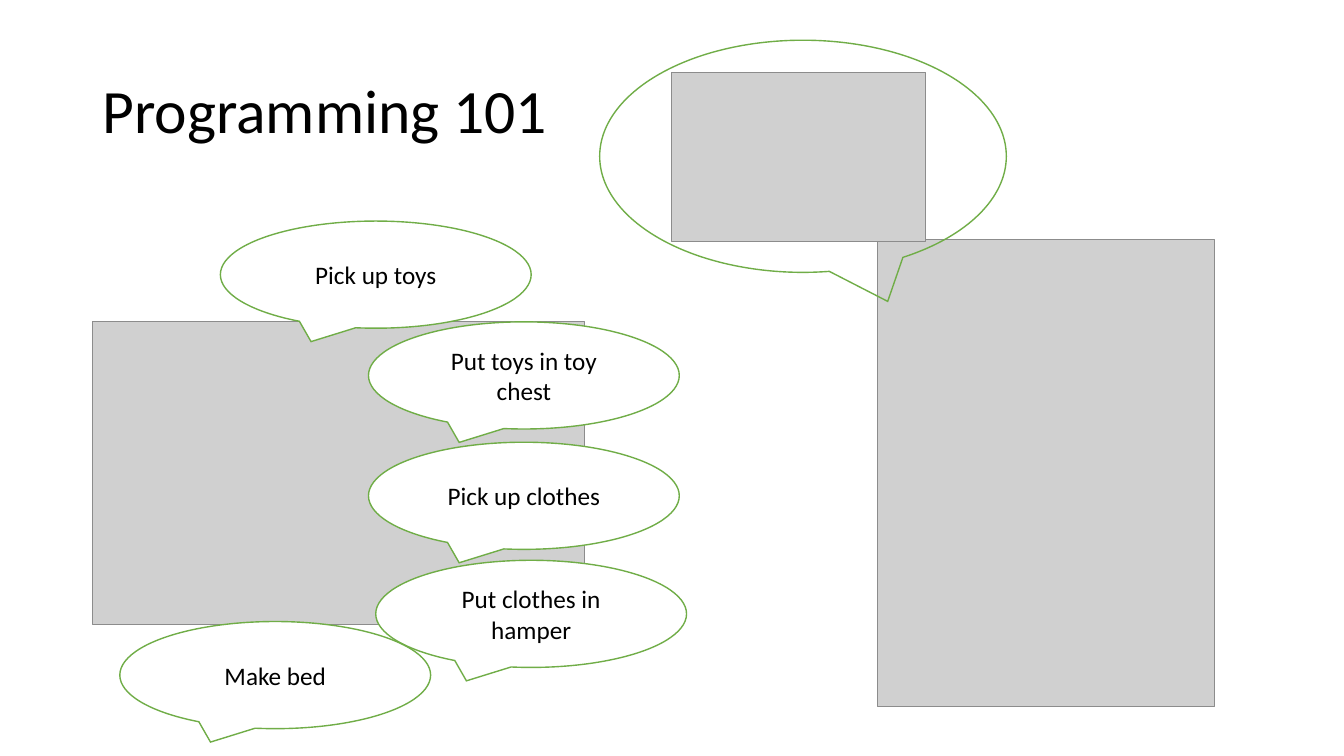
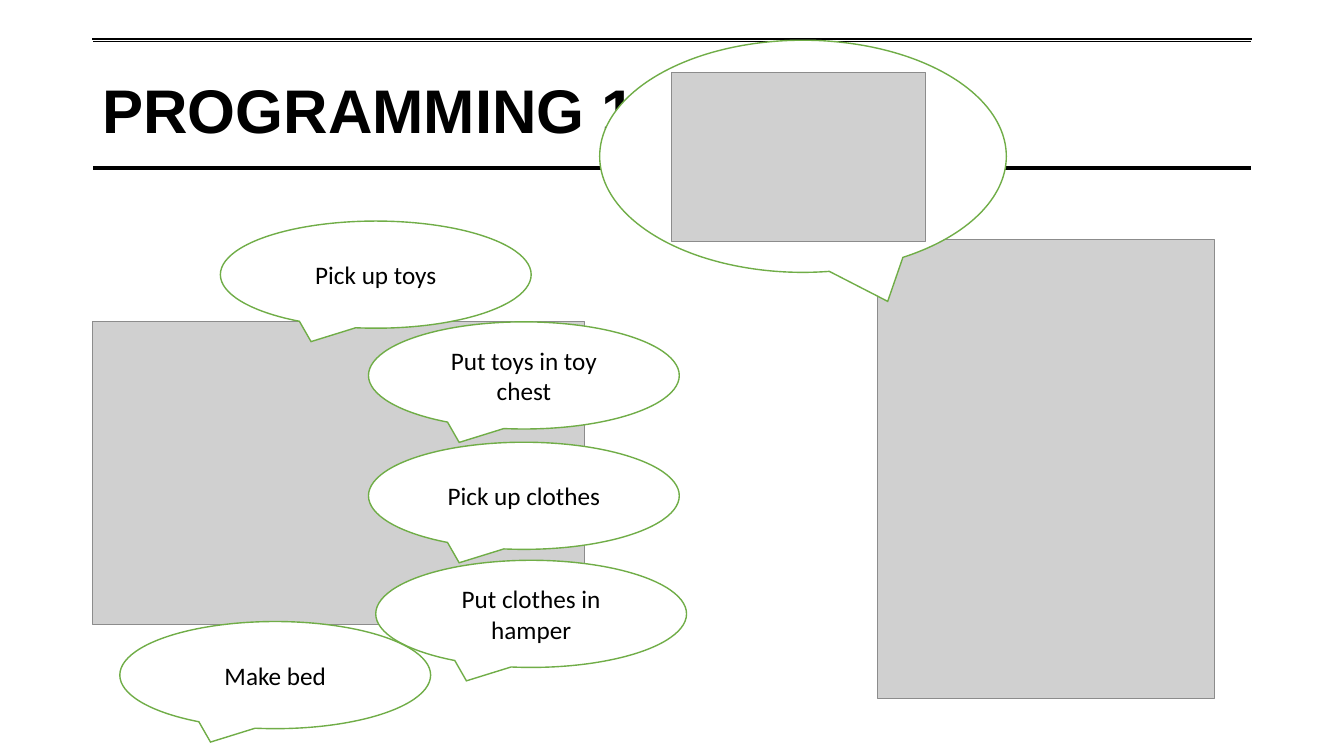
Before and after one commit to lipsitzm/PFNP, a slide deck: slide 11 of PFNP Single Day.pptx (slide 10 before the commit). Drawn at 1344x756 pixels with LibreOffice and Linux fonts; fonts in the diff are those of the drawing; grey boxes stand for pictures; background and template pictures are left out. Boxes give left, top, right and bottom in pixels: in the first picture for what was removed or moved away, otherwise in the second. Text is boxed around its words. In the diff, an @@ line names an element or a change of style, - is before the commit and + after.

```diff
--- a/PFNP Single Day.pptx
+++ b/PFNP Single Day.pptx
@@ title "PROGRAMMING 101": place and size @@
-title "PROGRAMMING 101" at bbox=[102, 90, 548, 144]
+title "PROGRAMMING 101" at bbox=[93, 40, 1252, 187]
@@ title "PROGRAMMING 101" at bbox=[93, 40, 1252, 187]: outline none to #FFFFFF 0.75 pt @@
@@ line added from (93, 40) to (1252, 40), #000000 3 pt @@
@@ speech bubble at bbox=[600, 40, 1006, 272]: fill none to #FFFFFF @@
@@ title at bbox=[102, 84, 705, 145]: text changed; font Calibri to Arial; bold on @@
-Programming 101
+PROGRAMMING 101
@@ line added from (93, 168) to (1252, 168), #000000 3 pt @@
@@ picture: place and size @@
-picture at bbox=[878, 240, 1215, 708]
+picture at bbox=[878, 240, 1215, 700]
```
Also in this commit, not shown: 112 other slides changed, 11 slides added.
